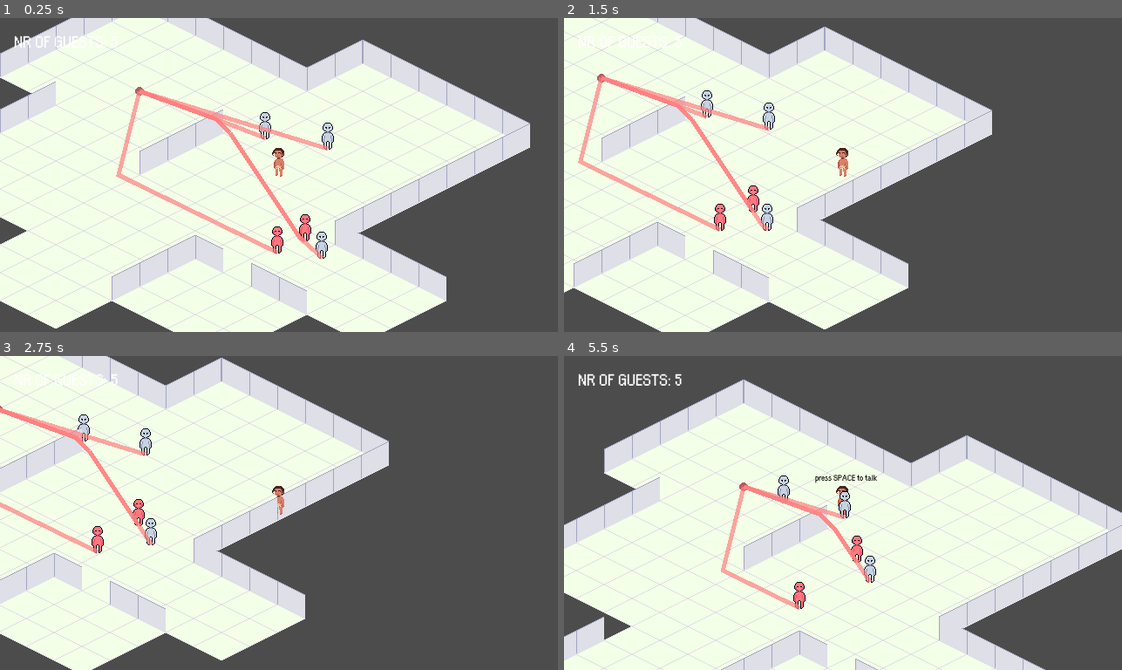
Above: before the commit, frames 1-4 (two rows, left to right).
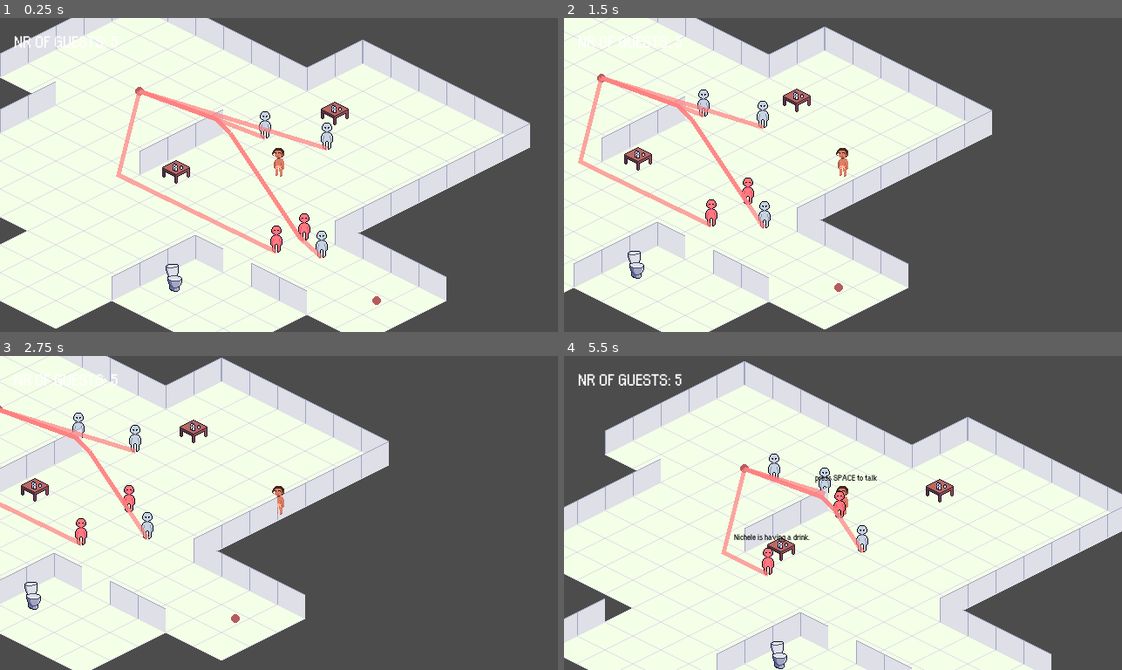
Above: after the commit, the same moments.

Repository: Boffl/language-game-prototype
Game: Godot game, scene res://Party.tscn
Same seed, same stepped clock (60 frames per second), same inputs: the game is played once before the commit and once after it.
Inputs:
- Up to frame 1 (0.25 s): no input
- Up to frame 2 (1.5 s): tap Enter (ui_accept) at 0.5, 0.77 s; hold Right (ui_right) 0.53-1.28 s; hold Down (ui_down) from 1.28 s (still down)
- Up to frame 3 (2.75 s): tap Enter (ui_accept) at 1.52 s; release Down (ui_down) at 2.03 s; hold Right (ui_right) from 2.03 s (still down)
- Up to frame 4 (5.5 s): release Right (ui_right) at 2.78 s; hold Up (ui_up) 2.78-3.53 s; tap Enter (ui_accept) at 3.02, 3.77, 4.52 s; hold Left (ui_left) 3.53-5.03 s; hold Down (ui_down) from 5.03 s (still down)

The runs differ from the first frame. In frame 1, 0.9% of the frame differs, in the area x 29-69%, y 26-92%; in frame 2, 1.5%; in frame 3, 1.7%; in frame 4, 31%, in the area x 0-100%, y 1-100%.

Commit message:
changed texture to default pixels, added watertable prototype, added toilet prototype, made bots move randomly to target object every 5 to 10 seconds, made it so when when they get close to object a function stat label is called/set

Diff:
--- /dev/null
+++ b/Objects/Furniture/Toilet.tscn
@@ -0,0 +1,29 @@
+[gd_scene load_steps=4 format=2]
+
+[ext_resource path="res://Assets/Furniture/Toilet.png" type="Texture" id=1]
+
+[sub_resource type="CapsuleShape2D" id=1]
+radius = 16.0
+height = 16.0
+
+[sub_resource type="CapsuleShape2D" id=2]
+height = 6.66667
+
+[node name="Toilet" type="StaticBody2D" groups=["toilets"]]
+
+[node name="Sprite" type="Sprite" parent="."]
+position = Vector2( 0, -16 )
+texture = ExtResource( 1 )
+offset = Vector2( 0, -2 )
+
+[node name="CollisionShape2D" type="CollisionShape2D" parent="."]
+rotation = 1.5708
+scale = Vector2( 0.4, 0.4 )
+shape = SubResource( 1 )
+
+[node name="InteractionArea" type="Area2D" parent="."]
+
+[node name="CollisionShape2D" type="CollisionShape2D" parent="InteractionArea"]
+rotation = 1.5708
+scale = Vector2( 1.5, 1.5 )
+shape = SubResource( 2 )
--- /dev/null
+++ b/Objects/Furniture/WaterTable.tscn
@@ -0,0 +1,24 @@
+[gd_scene load_steps=3 format=2]
+
+[ext_resource path="res://Assets/Furniture/WaterTable.png" type="Texture" id=1]
+
+[sub_resource type="CapsuleShape2D" id=1]
+radius = 16.0
+
+[node name="WaterTable" type="StaticBody2D" groups=["watertables"]]
+
+[node name="Sprite" type="Sprite" parent="."]
+position = Vector2( 0, -16 )
+texture = ExtResource( 1 )
+
+[node name="CollisionPolygon2D" type="CollisionPolygon2D" parent="."]
+position = Vector2( 0, -4 )
+polygon = PoolVector2Array( 16, 10, 16, 2, 0, -6, -16, 2, -16, 10, 0, 18 )
+
+[node name="InteractionArea" type="Area2D" parent="."]
+
+[node name="CollisionShape2D" type="CollisionShape2D" parent="InteractionArea"]
+position = Vector2( 0, 2 )
+rotation = 1.5708
+scale = Vector2( 1.2, 1 )
+shape = SubResource( 1 )
--- a/Party.tscn
+++ b/Party.tscn
@@ -11,6 +11,8 @@
 [ext_resource path="res://Assets/Fonts/orange-kid.regular.otf" type="DynamicFontData" id=9]
 [ext_resource path="res://Assets/beacon.png" type="Texture" id=10]
 [ext_resource path="res://Party.gd" type="Script" id=11]
+[ext_resource path="res://Objects/Furniture/Toilet.tscn" type="PackedScene" id=12]
+[ext_resource path="res://Objects/Furniture/WaterTable.tscn" type="PackedScene" id=13]
 
 [sub_resource type="TileSet" id=2]
 0/name = "Basic_Floor_Tile.png 0"
@@ -95,9 +97,9 @@
 }
 
 [sub_resource type="NavigationPolygon" id=7]
-vertices = PoolVector2Array( 664, 88, 456, 192, 368, 80, 448, 40, 152, 192, 16, 128, 176, 48, 240, 128, 448, 200, 584, 272, 512, 304, 384, 240, 112, 16, 264, -56, 352, 64, 376, 264, 352, 328, 248, 272, 320, 240, 352, 248, 328, 208, 168, 288, 64, 240, 256, 136, 424, 288, 368, 232, 512, 8 )
-polygons = [ PoolIntArray( 0, 1, 2, 3 ), PoolIntArray( 4, 5, 6, 7 ), PoolIntArray( 8, 9, 10, 11 ), PoolIntArray( 6, 12, 13, 3, 14 ), PoolIntArray( 15, 16, 17, 18, 19 ), PoolIntArray( 2, 20, 21, 22, 4, 23 ), PoolIntArray( 15, 24, 16 ), PoolIntArray( 11, 15, 19, 25 ), PoolIntArray( 2, 1, 8, 11, 25, 20 ), PoolIntArray( 3, 26, 0 ), PoolIntArray( 3, 2, 14 ), PoolIntArray( 6, 14, 7 ), PoolIntArray( 4, 7, 23 ), PoolIntArray( 2, 23, 2 ) ]
-outlines = [ PoolVector2Array( 112, 16, 264, -56, 448, 40, 5 …(66 unchanged characters)… 376, 264, 424, 288, 352, 328, 248, 272, 320, 240, 352, 248, 368, 232, 328, 208, 168, 288, 64, 240, 152, 192, 16, 128, 176, 48 ), PoolVector2Array( 368, 80, 256, 136, 240, 128, 352, 64, 368, 80 ) ]
+vertices = PoolVector2Array( 512, 8, 664, 88, 504, 56, 488, 48, 456, 192, 368, 80, 488, 72, 352, 328, 248, 272, 296, 256, 304, 264, 152, 192, 16, 128, 176, 48, 240, 128, 448, 200, 584, 272, 512, 304, 384, 240, 112, 16, 264, -56, 448, 40, 352, 64, 328, 208, 168, 288, 64, 240, 256, 136, 376, 264, 424, 288, 312, 256, 304, 248, 320, 240, 352, 248, 472, 56, 368, 232 )
+polygons = [ PoolIntArray( 0, 1, 2, 3 ), PoolIntArray( 1, 4, 5, 6 ), PoolIntArray( 7, 8, 9, 10 ), PoolIntArray( 11, 12, 13, 14 ), PoolIntArray( 15, 16, 17, 18 ), PoolIntArray( 13, 19, 20, 21, 22 ), PoolIntArray( 5, 23, 24, 25, 11, 26 ), PoolIntArray( 27, 28, 7, 10, 29 ), PoolIntArray( 27, 29, 30, 31, 32 ), PoolIntArray( 21, 0, 3, 33 ), PoolIntArray( 18, 27, 32, 34 ), PoolIntArray( 5, 4, 15, 18, 34, 23 ), PoolIntArray( 6, 2, 1 ), PoolIntArray( 21, 33, 6, 5, 22 ), PoolIntArray( 13, 22, 14 ), PoolIntArray( 11, 14, 26 ), PoolIntArray( 5, 26, 5 ) ]
+outlines = [ PoolVector2Array( 112, 16, 264, -56, 448, 40, 5 …(66 unchanged characters)… 376, 264, 424, 288, 352, 328, 248, 272, 296, 256, 304, 264, 312, 256, 304, 248, 320, 240, 352, 248, 368, 232, 328, 208, 168, 288, 64, 240, 152, 192, 16, 128, 176, 48 ), PoolVector2Array( 368, 80, 256, 136, 240, 128, 352, 64, 368, 80 ), PoolVector2Array( 472, 56, 488, 48, 504, 56, 488, 72 ) ]
 
 [sub_resource type="DynamicFont" id=5]
 size = 22
@@ -205,7 +207,7 @@
 shape = SubResource( 6 )
 
 [node name="TestBeacon2" type="KinematicBody2D" parent="YSort/Furniture"]
-position = Vector2( 256, 32 )
+position = Vector2( 528, 272 )
 __meta__ = {
 "_edit_group_": true
 }
@@ -217,6 +219,15 @@
 scale = Vector2( 0.5, 0.5 )
 shape = SubResource( 6 )
 
+[node name="Toilet" parent="YSort/Furniture" instance=ExtResource( 12 )]
+position = Vector2( 296, 256 )
+
+[node name="WaterTable" parent="YSort/Furniture" instance=ExtResource( 13 )]
+position = Vector2( 480, 56 )
+
+[node name="WaterTable2" parent="YSort/Furniture" instance=ExtResource( 13 )]
+position = Vector2( 298, 123 )
+
 [node name="BotPath" type="Path2D" parent="YSort"]
 curve = SubResource( 4 )
 
@@ -225,6 +236,7 @@
 rotation = -0.482513
 
 [node name="Navigation2D" type="Navigation2D" parent="."]
+visible = false
 
 [node name="PartyGuestMovement" type="NavigationPolygonInstance" parent="Navigation2D"]
 position = Vector2( -8, 0 )
--- a/PartyGuest/PartyGuest.gd
+++ b/PartyGuest/PartyGuest.gd
@@ -22,11 +22,16 @@
 
 var velocity
 var reaction_time = 100
-var max_speed = 20
+var max_speed = rand_range(20, 30)
 
 var path =  []
 var target_coordinates = ''
-var target_object = "box"
+var target_object = "TestBeacon"
+var timer_activity
+var timer_doing_activity
+var activity_message = ""
+
+var possible_targets = ["Toilet", "WaterTable", "TestBeacon", "TestBeacon2", "WaterTable2"]
 
 onready var LinePath = Line2D.new()
 
@@ -63,13 +68,29 @@
 	LinePath.set_default_color(Color(1, 0.5, 0.5, 0.7))
 	LinePath.set_width(5)
 
+	timer_activity = Timer.new()
+	timer_activity.set_wait_time(rand_range(5, 10))
+	timer_activity.set_one_shot(false)
+	timer_activity.connect("timeout", self, "_on_timer_repetition")
+	self.add_child(timer_activity)
+	timer_activity.start()
+
+	get_node("PartyGuestStats").set_text("")
+
+
 
 func _physics_process(_delta):
 
+	# PICKS NEW TARGET EVERY 5-10 seconds
 	# MOVEMENT
 	if can_move and target_object != "":
-		target_coordinates = get_parent().get_node("Furniture/TestBeacon").position
+		target_coordinates = get_parent().get_node("Furniture/" + target_object).position
 		move_to(_delta, target_coordinates)
+
+	if get_node("PartyGuestArea").get_overlapping_areas().size() == 0:
+		get_node("PartyGuestStats").set_text("")
+
+
 
 
 	# UPDATING STATS
@@ -78,6 +99,29 @@
 	intoxication -= 0.00001
 	tiredness += 0.000001
 
+""" Everything for Interacting with Objects """
+
+func _on_PartyGuestArea_area_entered(area):
+	var interaction_object = area.get_parent()
+	if interaction_object.is_in_group('toilets'):
+		start_activity("going to the toilet.")
+	elif interaction_object.is_in_group('watertables'):
+		start_activity("having a drink.")
+
+
+func _on_timer_repetition():
+	target_object = possible_targets[randi() % len(possible_targets)]
+
+
+
+func start_activity(message):
+	get_node("PartyGuestStats").set_text(guest_name + " is " + message)
+	print("Done")
+
+
+
+
+
 
 func set_path(target_object):
 	pass
@@ -85,6 +129,7 @@
 
 func move_to(delta, target_coordinates):
 	""" Pathfinding + Movement for the PartyGuests """
+
 
 	# not finished yet :0
 	path = get_parent().get_parent().get_node("Navigation2D").get_simple_path(self.position, target_coordinates)
@@ -107,9 +152,10 @@
 		distance_to_walk -= distance_to_next_point
 
 
-
 	#velocity = target_coordinates - self.position
 	#move_and_slide(velocity * delta * max_speed)
+
+
 
 
 
--- a/PartyGuest/PartyGuest.tscn
+++ b/PartyGuest/PartyGuest.tscn
@@ -1,13 +1,18 @@
-[gd_scene load_steps=6 format=2]
+[gd_scene load_steps=8 format=2]
 
 [ext_resource path="res://PartyGuest/PartyGuest.gd" type="Script" id=1]
 [ext_resource path="res://Assets/PartyGuest/PartyGuest2.png" type="Texture" id=2]
 [ext_resource path="res://PartyGuest/PartyGuestArea.gd" type="Script" id=3]
 [ext_resource path="res://ChatBox/ChatBox.tscn" type="PackedScene" id=4]
+[ext_resource path="res://Assets/Fonts/orange-kid.regular.otf" type="DynamicFontData" id=5]
 
 [sub_resource type="CapsuleShape2D" id=1]
 radius = 3.99999
 height = 12.0
+
+[sub_resource type="DynamicFont" id=2]
+size = 11
+font_data = ExtResource( 5 )
 
 [node name="PartyGuest" type="KinematicBody2D"]
 script = ExtResource( 1 )
@@ -39,3 +44,14 @@
 margin_bottom = 97.2
 
 [node name="Path" type="Line2D" parent="."]
+
+[node name="PartyGuestStats" type="Label" parent="."]
+margin_left = -39.0
+margin_top = -50.0
+margin_right = 39.0
+margin_bottom = -36.0
+custom_colors/font_color = Color( 0, 0, 0, 1 )
+custom_fonts/font = SubResource( 2 )
+text = "stats"
+
+[connection signal="area_entered" from="PartyGuestArea" to="." method="_on_PartyGuestArea_area_entered"]
--- a/Player/Player.gd
+++ b/Player/Player.gd
@@ -48,7 +48,7 @@
 
 func interacting(delta):
 	var bodies = get_node("TalkingArea").get_overlapping_areas()
-	if bodies.size() > 0:
+	if bodies.size() > 0 and bodies[0].get_parent().is_in_group('bots'):
 
 		get_node("InteractionLabel").show()
 		var partyGuest = bodies[0].get_parent()
--- a/project.godot
+++ b/project.godot
@@ -97,6 +97,30 @@
 window/stretch/mode="2d"
 window/stretch/aspect="keep"
 
+[importer_defaults]
+
+texture={
+"compress/bptc_ldr": 0,
+"compress/hdr_mode": 0,
+"compress/lossy_quality": 0.7,
+"compress/mode": 0,
+"compress/normal_map": 0,
+"detect_3d": true,
+"flags/anisotropic": false,
+"flags/filter": false,
+"flags/mipmaps": false,
+"flags/repeat": 0,
+"flags/srgb": 2,
+"process/HDR_as_SRGB": false,
+"process/fix_alpha_border": true,
+"process/invert_color": false,
+"process/normal_map_invert_y": false,
+"process/premult_alpha": false,
+"size_limit": 0,
+"stream": false,
+"svg/scale": 1.0
+}
+
 [physics]
 
 common/enable_pause_aware_picking=true
Binary file added: Assets/Furniture/Toilet.png
Not shown, added: Assets/Furniture/Toilet.png.import
Binary file added: Assets/Furniture/WaterTable.png
Not shown, added: Assets/Furniture/WaterTable.png.import
Not shown: 1 places in Party.tscn that only renumber resources
